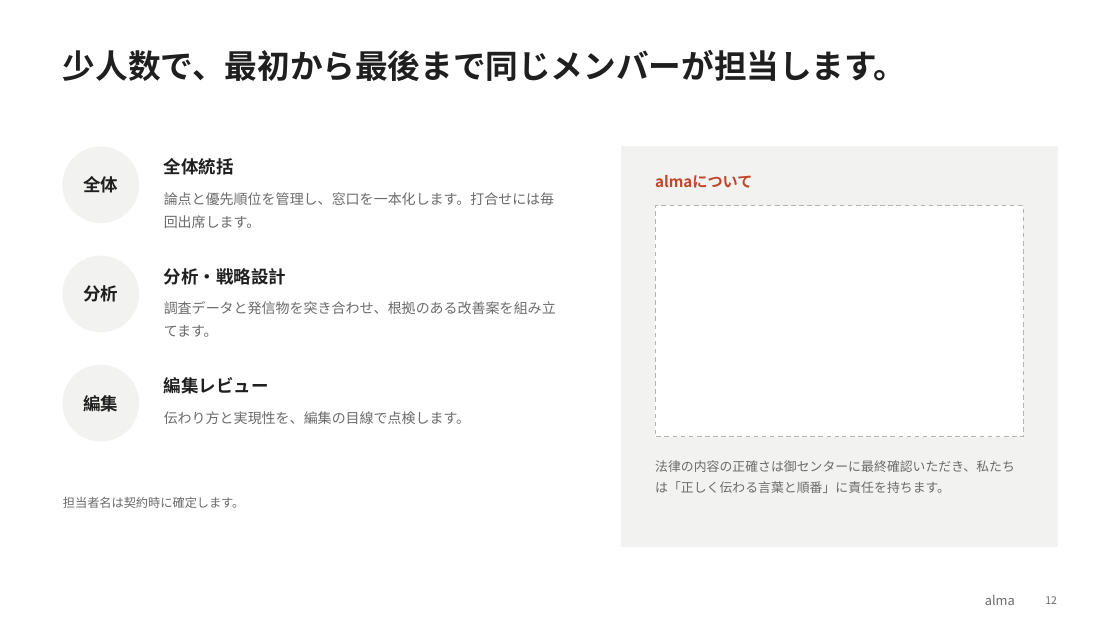
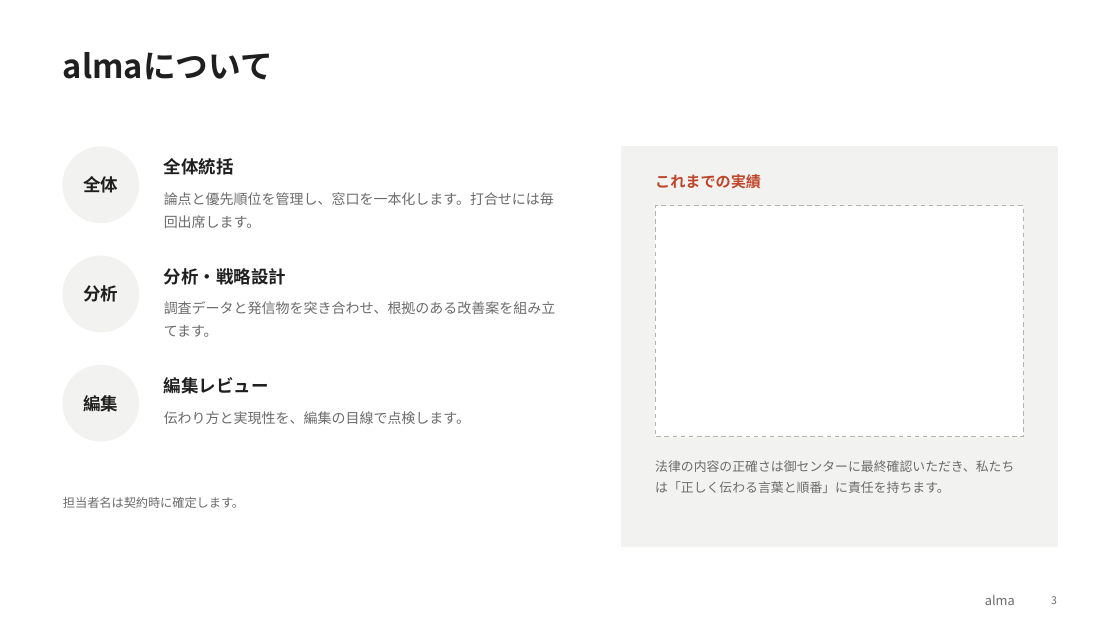
Before and after one commit to araiezes-ai/my-website, a slide deck: slide 3 of proposals/alma_houterasu_proposal_20260930.pptx (slide 12 before the commit). Drawn at 1120x630 pixels with LibreOffice and Linux fonts; fonts in the diff are those of the drawing. Boxes give left, top, right and bottom in pixels: in the first picture for what was removed or moved away, otherwise in the second. Text is boxed around its words. In the diff, an @@ line names an element or a change of style, - is before the commit and + after.

```diff
--- a/proposals/alma_houterasu_proposal_20260930.pptx
+++ b/proposals/alma_houterasu_proposal_20260930.pptx
@@ text at [63,52,273,80]: text changed @@
-少人数で、最初から最後まで同じメンバーが担当します。
+almaについて
@@ text at [655,174,761,189]: text changed @@
-almaについて
+これまでの実績
@@ text at [1051,596,1057,604]: text changed @@
-12
+3
```
Also in this commit, not shown: 4 other slides changed, 6 slides added, 10 slides removed.
